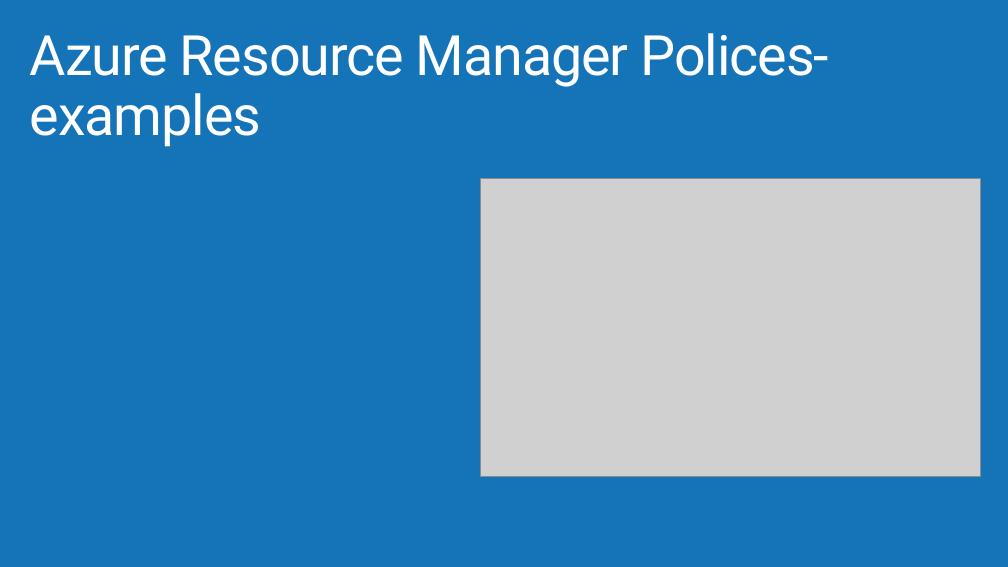
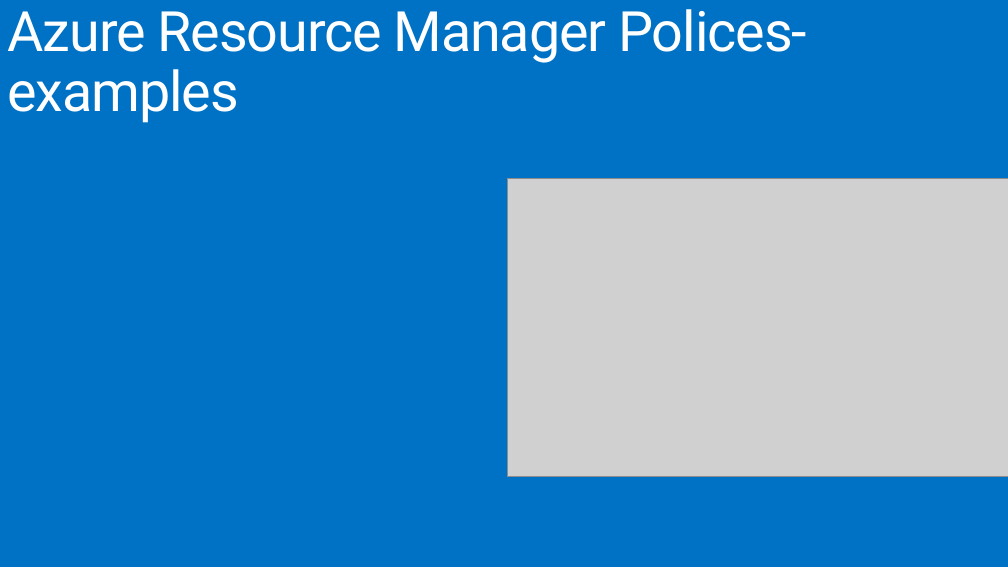
Before and after one commit to MSDEVMTL/GlobalAzureBootcamp2018, a slide deck: slide 15 of Step9/Step9-ARMGovernance.pptx. Drawn at 1008x567 pixels with LibreOffice and Linux fonts; fonts in the diff are those of the drawing; grey boxes stand for pictures; background and template pictures are left out. Boxes give left, top, right and bottom in pixels: in the first picture for what was removed or moved away, otherwise in the second. Text is boxed around its words. In the diff, an @@ line names an element or a change of style, - is before the commit and + after.

Commit message:
typos & title issues in step9 pptx

```diff
--- a/Step9/Step9-ARMGovernance.pptx
+++ b/Step9/Step9-ARMGovernance.pptx
@@ background #1574B8 to #0072C6 @@
@@ title "Azure Resource Manager Polices-examples": place and size @@
-title "Azure Resource Manager Polices-examples" at box(30, 33, 830, 147)
+title "Azure Resource Manager Polices-examples" at box(7, 9, 807, 123)
@@ picture: place and size @@
-picture at box(480, 178, 981, 477)
+picture at box(507, 178, 1008, 477)
```
Also in this commit, not shown: 11 other slides changed, 1 slide added, 1 slide removed, 1 other file.
